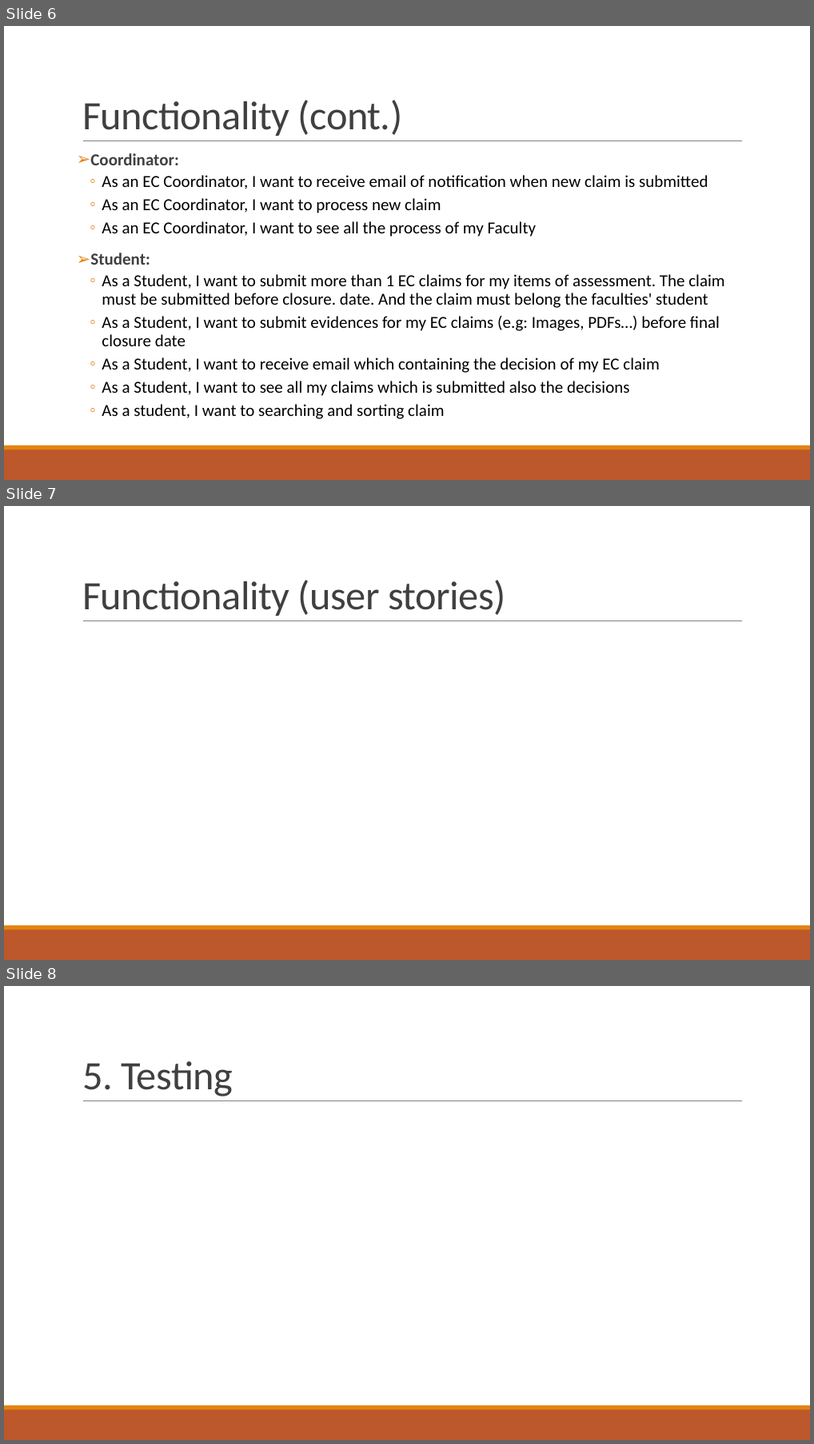
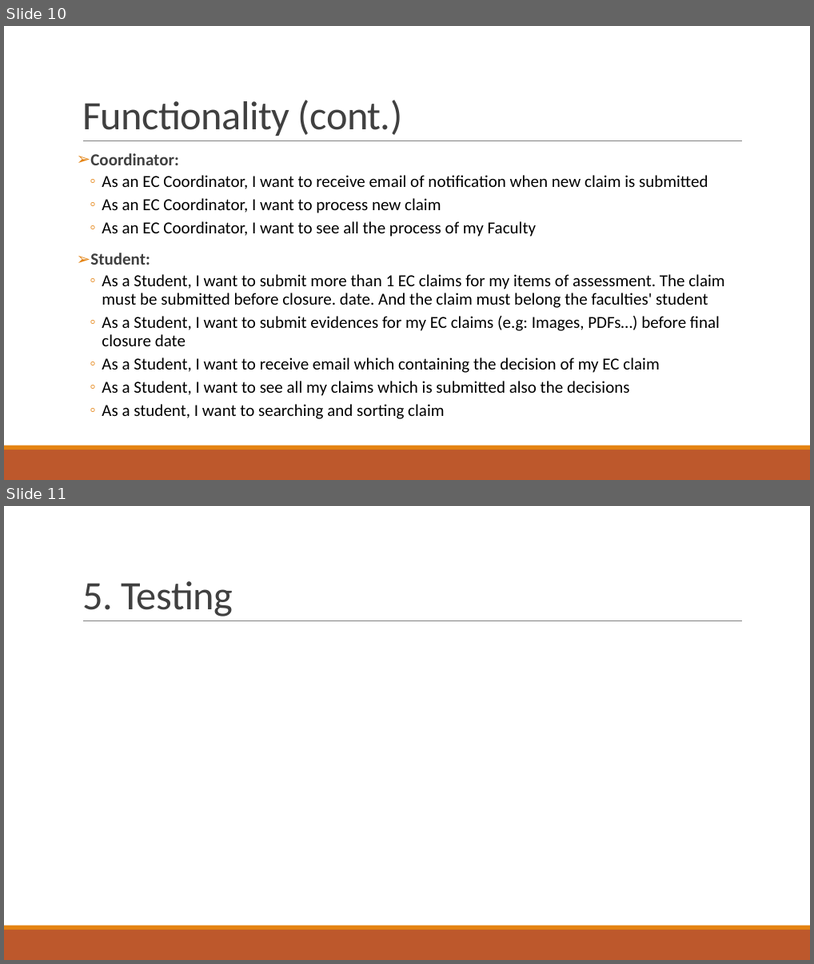
Before and after one commit to kaka-develop/ec-management, a slide deck: documents/Presentation.pptx. Shown one above the other, each under a label of ours: slides 6, 7 and 8 before the commit, slides 10 and 11 after it. The pictures are 814x1444 and 814x964 pixels, drawn with LibreOffice and Linux fonts; fonts in the diff are those of the drawing. Boxes give left, top, right and bottom in pixels: in the first picture for what was removed or moved away, otherwise in the second. Text is boxed around its words. In the diff, an @@ line names an element or a change of style, - is before the commit and + after.

```diff
--- a/documents/Presentation.pptx
+++ b/documents/Presentation.pptx
@@ slide 7 removed at (4,506,810,960), background #FFFFFF; not listed: 3 template elements that a slide beside it also shows @@
@@ title removed at (82,580,506,616) @@
-Functionality (user stories)
@@ what was slide 6 is now slide 10 @@
@@ what was slide 8 is now slide 11 @@
```
Also in this commit, not shown: 2 slides changed, 5 slides added, 1 other slide removed, 6 other files.
